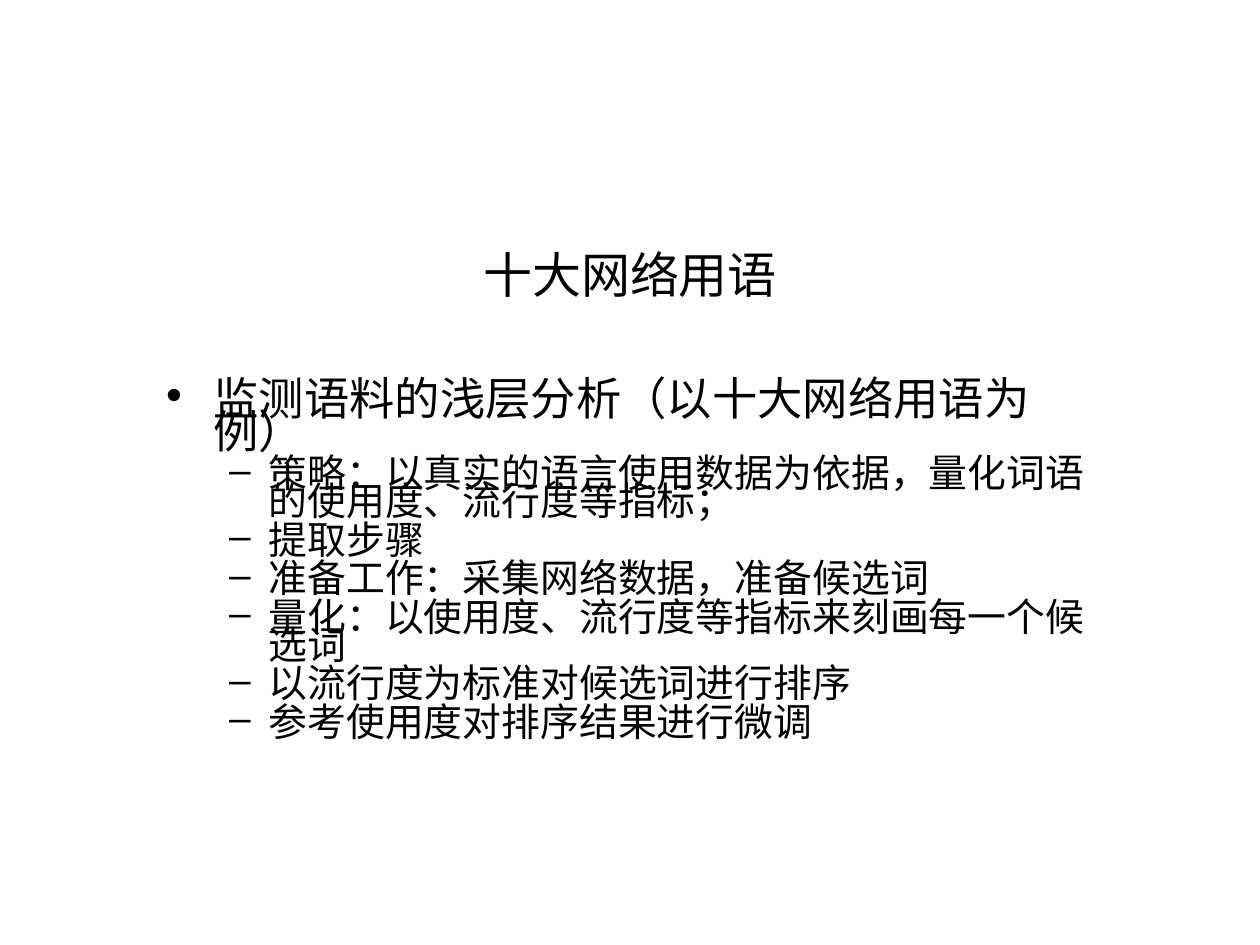
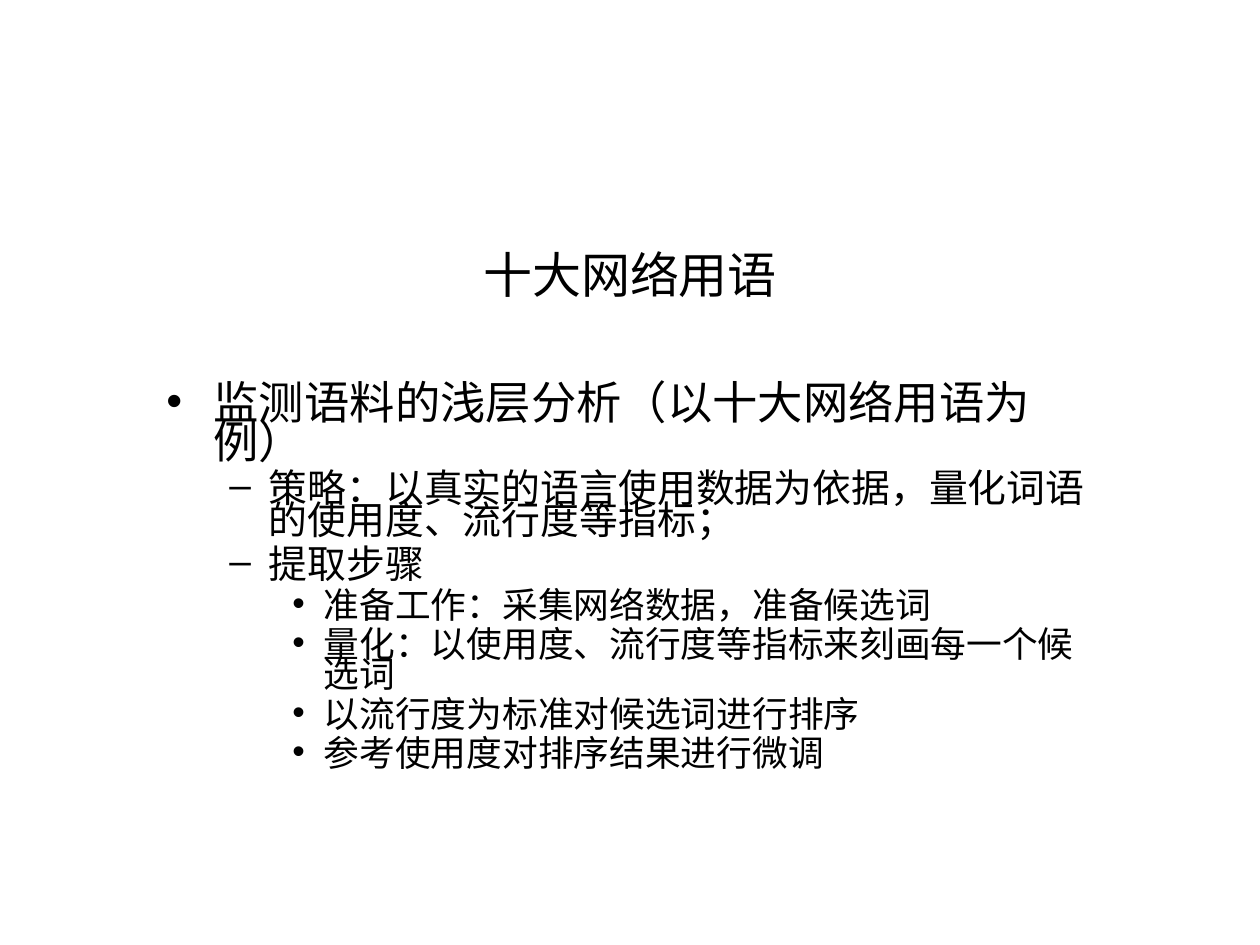
Before and after one commit to shqcandy/Report, a slide deck: slide 11 of 2015 08~08 大连/报告_v3.ppt (slide 12 before the commit). Drawn at 1260x945 pixels with LibreOffice and Linux fonts; fonts in the diff are those of the drawing; background and template pictures are left out. Boxes give left, top, right and bottom in pixels: in the first picture for what was removed or moved away, otherwise in the second. Text is boxed around its words. In the diff, an @@ line names an element or a change of style, - is before the commit and + after.

```diff
--- a/2015 08~08 大连/报告_v3.ppt
+++ b/2015 08~08 大连/报告_v3.ppt
@@ text "监测语料的浅层分析（以十大网络用语为例）" at (214,380,1085,769): size 22.2 to 20.4 pt in "准备工作：采集网络数据，准备候选词", "量化：以使用度、流行度等指标来刻画每一个候选词", "以流行度为标准对候选词进行排序", "参考使用度对排序结果进行微调"; line spacing 0.6 to 0.7; bullet – to •; list level 2 to 3 in "准备工作：采集网络数据，准备候选词"; list level 2 to 3 in "量化：以使用度、流行度等指标来刻画每一个候选词"; list level 2 to 3 in "以流行度为标准对候选词进行排序"; list level 2 to 3 in "参考使用度对排序结果进行微调" @@
```
Also in this commit, not shown: 4 other slides changed, 1 slide removed, 2 other files.
